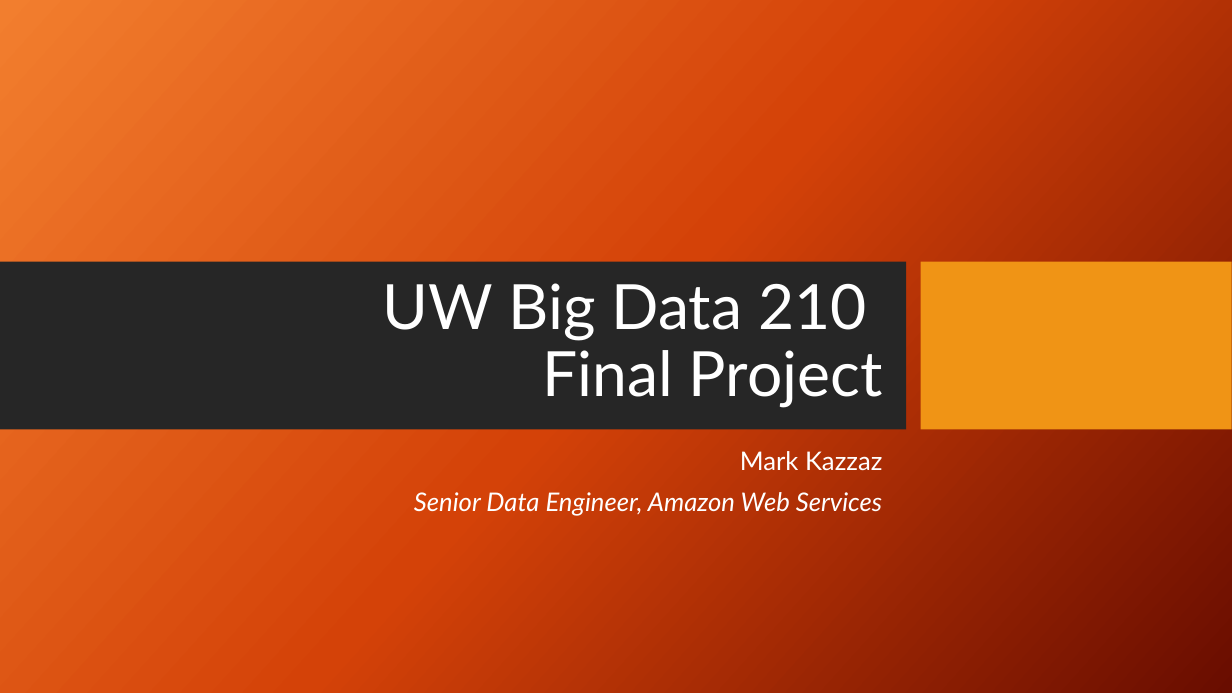
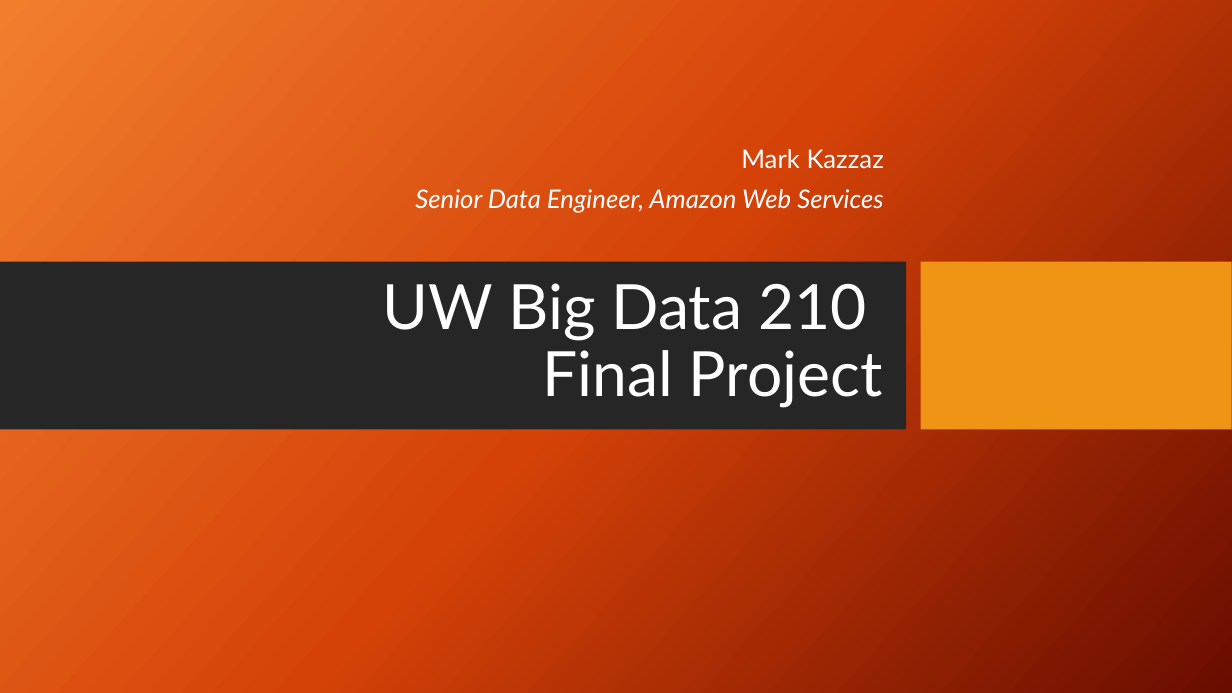
Before and after one commit to kzbigboss/2019-uw_dataeng, a slide deck: slide 1 of 210 intro data eng/uwbigdata210.pptx. Drawn at 1232x693 pixels with LibreOffice and Linux fonts; fonts in the diff are those of the drawing; background and template pictures are left out. Boxes give left, top, right and bottom in pixels: in the first picture for what was removed or moved away, otherwise in the second. Text is boxed around its words. In the diff, an @@ line names an element or a change of style, - is before the commit and + after.

```diff
--- a/210 intro data eng/uwbigdata210.pptx
+++ b/210 intro data eng/uwbigdata210.pptx
@@ subtitle "Mark Kazzaz": place and size @@
-subtitle "Mark Kazzaz" at (414, 451, 882, 516)
+subtitle "Mark Kazzaz" at (415, 149, 884, 213)
```
Also in this commit, not shown: 1 other slide changed, 1 slide removed, 1 other file.
